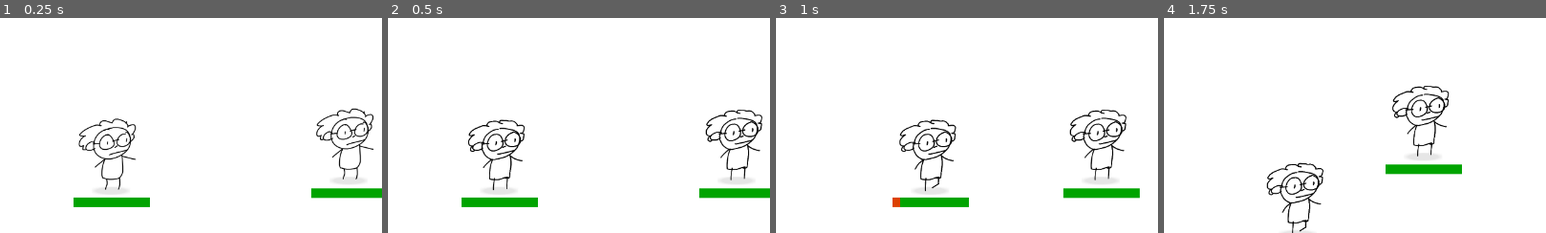
Above: before the commit, frames 1-4 (left to right).
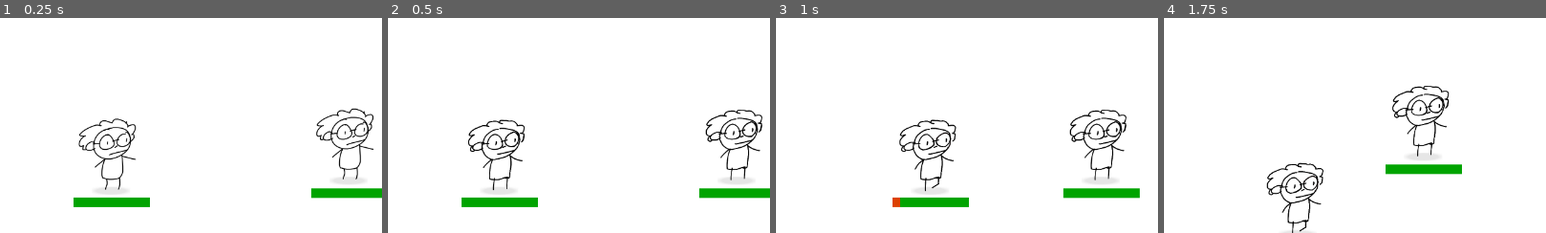
Above: after the commit, the same moments.

Repository: johnreybacal/gran-theft-aubrey
Game: Godot game, scene res://scenes/game_explore.tscn
The game is run twice, just before and just after one commit, with the same random seed, the same clock (stepped at 60 frames per second) and the same inputs. The engine's default icon, where the game draws it, is replaced by a stand-in: a white triangle on a blue panel in a dark square.
Inputs:
- Up to frame 1 (0.25 s): no input
- Up to frame 2 (0.5 s): no input
- Up to frame 3 (1 s): hold D (move_right) from 0.53 s (still down)
- Up to frame 4 (1.75 s): release D (move_right) at 1.28 s; hold S (move_down) from 1.28 s (still down)
The pictures show only the part of the screen within x 35-85%, y 18-68%; the shares and areas given below are measured in that part.

Frame 1 is identical in both runs. In frame 2, 0.3% of the frame differs, in the area x 26-98%, y 48-63%; in frame 3, 0.4%, in the area x 37-92%, y 48-63%; in frame 4, 0.4%.

Commit message:
fight lose animations

Diff:
--- a/resources/granny_fight_sprite_frames.tres
+++ b/resources/granny_fight_sprite_frames.tres
@@ -1,15 +1,37 @@
 [gd_resource type="SpriteFrames" format=3 uid="uid://c3fivx5xvy8ox"]
 
-[ext_resource type="Texture2D" uid="uid://bsnupsybpns8k" path="res://assets/sprites/granny_fight_idle.png" id="1_kfgrg"]
+[ext_resource type="Texture2D" uid="uid://bsnupsybpns8k" path="res://assets/sprites/granny_fight_hold.png" id="1_c05kj"]
 [ext_resource type="Texture2D" uid="uid://bwn3w3v2sugl0" path="res://assets/sprites/granny_fight_pull.png" id="2_vt07d"]
+[ext_resource type="Texture2D" uid="uid://dhirxbgiebyqq" path="res://assets/sprites/granny_fight_hold_yoinked.png" id="2_w8a5v"]
 [ext_resource type="Texture2D" uid="uid://dfpp0snj7nmn3" path="res://assets/sprites/granny_fight_push.png" id="3_sej1b"]
+[ext_resource type="Texture2D" uid="uid://6i8t36qyl03r" path="res://assets/sprites/granny_fight_hold_yoinked_end.png" id="3_vjivu"]
+[ext_resource type="Texture2D" uid="uid://cng5v3y6ra5y1" path="res://assets/sprites/granny_fight_pull_fall.png" id="5_cmxlm"]
+[ext_resource type="Texture2D" uid="uid://csa02rjqs103f" path="res://assets/sprites/granny_fight_pull_fall_end.png" id="6_r08be"]
+[ext_resource type="Texture2D" uid="uid://dic4hswlngosm" path="res://assets/sprites/granny_fight_push_fall.png" id="8_3gqeg"]
+[ext_resource type="Texture2D" uid="uid://c2io1mug5dfn" path="res://assets/sprites/granny_fight_push_fall_end.png" id="9_g4ofh"]
 
 [sub_resource type="AtlasTexture" id="AtlasTexture_yj5a1"]
-atlas = ExtResource("1_kfgrg")
+atlas = ExtResource("1_c05kj")
 region = Rect2(0, 0, 256, 256)
 
 [sub_resource type="AtlasTexture" id="AtlasTexture_vt07d"]
-atlas = ExtResource("1_kfgrg")
+atlas = ExtResource("1_c05kj")
+region = Rect2(256, 0, 256, 256)
+
+[sub_resource type="AtlasTexture" id="AtlasTexture_plo66"]
+atlas = ExtResource("2_w8a5v")
+region = Rect2(0, 0, 256, 256)
+
+[sub_resource type="AtlasTexture" id="AtlasTexture_ha6ls"]
+atlas = ExtResource("2_w8a5v")
+region = Rect2(256, 0, 256, 256)
+
+[sub_resource type="AtlasTexture" id="AtlasTexture_6xk8m"]
+atlas = ExtResource("3_vjivu")
+region = Rect2(0, 0, 256, 256)
+
+[sub_resource type="AtlasTexture" id="AtlasTexture_tv27h"]
+atlas = ExtResource("3_vjivu")
 region = Rect2(256, 0, 256, 256)
 
 [sub_resource type="AtlasTexture" id="AtlasTexture_fbhph"]
@@ -20,12 +42,44 @@
 atlas = ExtResource("2_vt07d")
 region = Rect2(256, 0, 256, 256)
 
+[sub_resource type="AtlasTexture" id="AtlasTexture_82gf4"]
+atlas = ExtResource("5_cmxlm")
+region = Rect2(0, 0, 256, 256)
+
+[sub_resource type="AtlasTexture" id="AtlasTexture_seyqp"]
+atlas = ExtResource("5_cmxlm")
+region = Rect2(256, 0, 256, 256)
+
+[sub_resource type="AtlasTexture" id="AtlasTexture_4gfn1"]
+atlas = ExtResource("6_r08be")
+region = Rect2(0, 0, 256, 256)
+
+[sub_resource type="AtlasTexture" id="AtlasTexture_cm3m1"]
+atlas = ExtResource("6_r08be")
+region = Rect2(256, 0, 256, 256)
+
 [sub_resource type="AtlasTexture" id="AtlasTexture_1ru3i"]
 atlas = ExtResource("3_sej1b")
 region = Rect2(0, 0, 256, 256)
 
 [sub_resource type="AtlasTexture" id="AtlasTexture_pdf8e"]
 atlas = ExtResource("3_sej1b")
+region = Rect2(256, 0, 256, 256)
+
+[sub_resource type="AtlasTexture" id="AtlasTexture_87v40"]
+atlas = ExtResource("8_3gqeg")
+region = Rect2(0, 0, 256, 256)
+
+[sub_resource type="AtlasTexture" id="AtlasTexture_nyr0y"]
+atlas = ExtResource("8_3gqeg")
+region = Rect2(256, 0, 256, 256)
+
+[sub_resource type="AtlasTexture" id="AtlasTexture_ge3hl"]
+atlas = ExtResource("9_g4ofh")
+region = Rect2(0, 0, 256, 256)
+
+[sub_resource type="AtlasTexture" id="AtlasTexture_mao0y"]
+atlas = ExtResource("9_g4ofh")
 region = Rect2(256, 0, 256, 256)
 
 [resource]
@@ -43,6 +97,28 @@
 }, {
 "frames": [{
 "duration": 1.0,
+"texture": SubResource("AtlasTexture_plo66")
+}, {
+"duration": 1.0,
+"texture": SubResource("AtlasTexture_ha6ls")
+}],
+"loop": false,
+"name": &"hold_yoinked",
+"speed": 3.0
+}, {
+"frames": [{
+"duration": 1.0,
+"texture": SubResource("AtlasTexture_6xk8m")
+}, {
+"duration": 1.0,
+"texture": SubResource("AtlasTexture_tv27h")
+}],
+"loop": true,
+"name": &"hold_yoinked_end",
+"speed": 3.0
+}, {
+"frames": [{
+"duration": 1.0,
 "texture": SubResource("AtlasTexture_fbhph")
 }, {
 "duration": 1.0,
@@ -50,6 +126,28 @@
 }],
 "loop": true,
 "name": &"pull",
+"speed": 3.0
+}, {
+"frames": [{
+"duration": 1.0,
+"texture": SubResource("AtlasTexture_82gf4")
+}, {
+"duration": 1.0,
+"texture": SubResource("AtlasTexture_seyqp")
+}],
+"loop": false,
+"name": &"pull_fall",
+"speed": 3.0
+}, {
+"frames": [{
+"duration": 1.0,
+"texture": SubResource("AtlasTexture_4gfn1")
+}, {
+"duration": 1.0,
+"texture": SubResource("AtlasTexture_cm3m1")
+}],
+"loop": true,
+"name": &"pull_fall_end",
 "speed": 3.0
 }, {
 "frames": [{
@@ -62,4 +160,26 @@
 "loop": true,
 "name": &"push",
 "speed": 3.0
+}, {
+"frames": [{
+"duration": 1.0,
+"texture": SubResource("AtlasTexture_87v40")
+}, {
+"duration": 1.0,
+"texture": SubResource("AtlasTexture_nyr0y")
+}],
+"loop": false,
+"name": &"push_fall",
+"speed": 3.0
+}, {
+"frames": [{
+"duration": 1.0,
+"texture": SubResource("AtlasTexture_ge3hl")
+}, {
+"duration": 1.0,
+"texture": SubResource("AtlasTexture_mao0y")
+}],
+"loop": true,
+"name": &"push_fall_end",
+"speed": 3.0
 }]
--- a/scenes/game_fight.tscn
+++ b/scenes/game_fight.tscn
@@ -26,9 +26,9 @@
 z_index = 1
 position = Vector2(-111, 0)
 sprite_frames = ExtResource("2_ysmxf")
-animation = &"pull"
+animation = &"push_fall_end"
 autoplay = "hold"
-frame_progress = 0.55344516
+frame_progress = 0.6297429
 
 [node name="Enemy" type="AnimatedSprite2D" parent="." unique_id=1412914829]
 z_index = 1
--- a/scripts/game_fight.gd
+++ b/scripts/game_fight.gd
@@ -16,10 +16,14 @@
     hud.set_max_arthritis(StateManager.player.max_arthritis)
     hud.move_selected.connect(_on_move)
 
+    player_animation.animation_finished.connect(_on_player_animation_finished)
+    enemy_animation.animation_finished.connect(_on_enemy_animation_finished)
+
 func _on_visibility_changed() -> void:
     $CanvasLayer.visible = visible
 
 func _on_encounter_start():
+    move_timer.wait_time = 1
     is_encounter_over = false
     is_winner = false
     show()
@@ -72,19 +76,34 @@
         hud.update_arthritis(StateManager.player.arthritis)
         if not StateManager.player.can_move():
             is_encounter_over = true
+            move_timer.wait_time = 3
             hud.append_log("LOST: Your knee hurts")
+            _play_animation(player_animation, move, true)
     else:
         is_encounter_over = true
+        move_timer.wait_time = 3
+        if is_winner:
+            _play_animation(enemy_animation, enemy_move, true)
+        else:
+            _play_animation(player_animation, move, true)
 
     move_timer.start()
 
-func _play_animation(target: AnimatedSprite2D, move: Meta.Moves):
-    if move == Meta.Moves.Pull:
-        target.play("pull")
-    elif move == Meta.Moves.Push:
-        target.play("push")
+func _play_animation(target: AnimatedSprite2D, move: Meta.Moves, is_loser: bool = false):
+    if is_loser:
+        if move == Meta.Moves.Pull:
+            target.play("pull_fall")
+        elif move == Meta.Moves.Push:
+            target.play("push_fall")
+        else:
+            target.play("hold_yoinked")
     else:
-        target.play("hold")
+        if move == Meta.Moves.Pull:
+            target.play("pull")
+        elif move == Meta.Moves.Push:
+            target.play("push")
+        else:
+            target.play("hold")
 
 func _on_move_timer_timeout() -> void:
     if is_encounter_over:
@@ -92,3 +111,11 @@
     else:
         _play_animation(player_animation, Meta.Moves.Hold)
         _play_animation(enemy_animation, Meta.Moves.Hold)
+
+func _on_player_animation_finished():
+    if not player_animation.animation.ends_with("_end") and not is_winner:
+        player_animation.play(player_animation.animation + "_end")
+
+func _on_enemy_animation_finished():
+    if not enemy_animation.animation.ends_with("_end") and is_winner:
+        enemy_animation.play(enemy_animation.animation + "_end")
Renamed: assets/sprites/granny_fight_idle.png -> assets/sprites/granny_fight_hold.png
Not shown, added: assets/sprites/granny_fight_hold.png.import
Binary file added: assets/sprites/granny_fight_hold_yoinked.png
Not shown, changed: assets/sprites/granny_fight_hold_yoinked.png.import
Binary file added: assets/sprites/granny_fight_hold_yoinked_end.png
Not shown, added: assets/sprites/granny_fight_hold_yoinked_end.png.import
Binary file added: assets/sprites/granny_fight_pull_fall.png
Not shown, added: assets/sprites/granny_fight_pull_fall.png.import
Binary file added: assets/sprites/granny_fight_pull_fall_end.png
Not shown, added: assets/sprites/granny_fight_pull_fall_end.png.import
Binary file added: assets/sprites/granny_fight_push_fall.png
Not shown, added: assets/sprites/granny_fight_push_fall.png.import
(and 6 more such lines)
